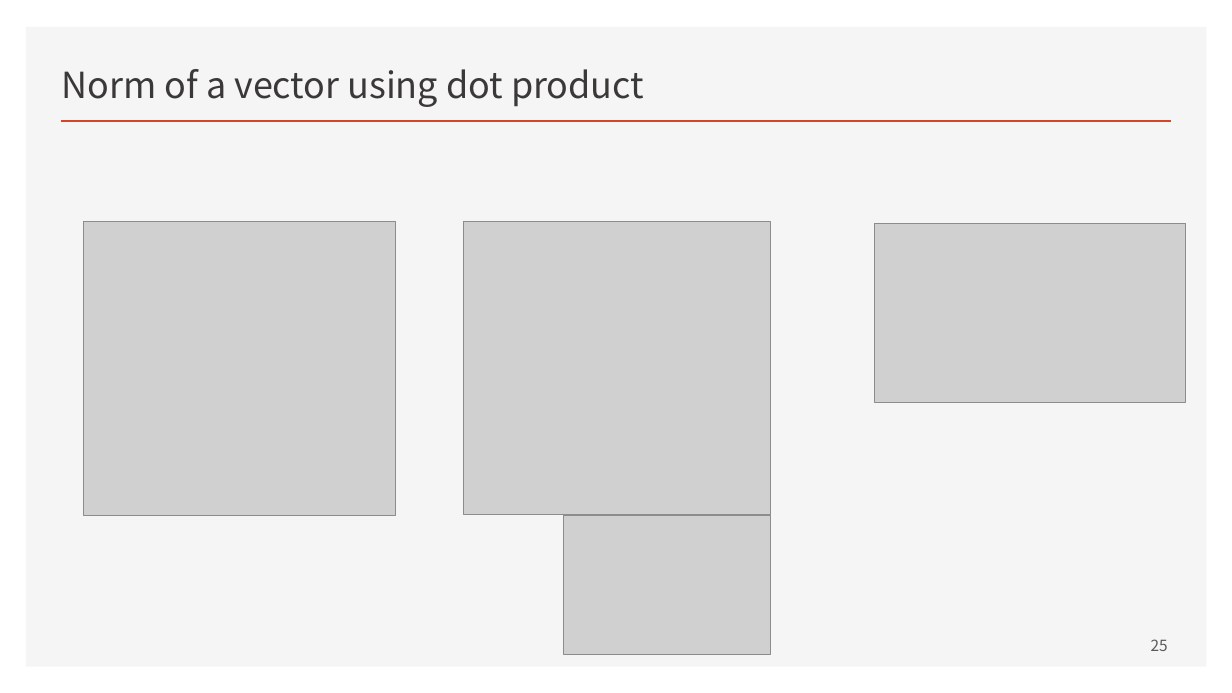
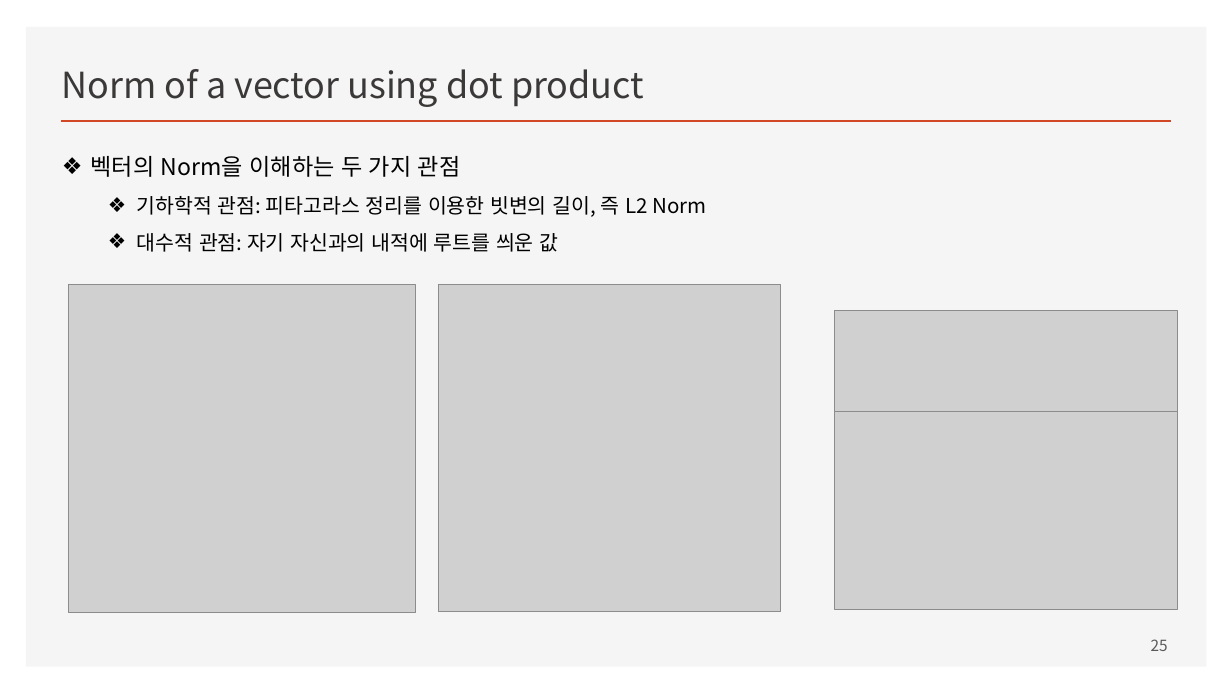
Before and after one commit to ancestor9/mathematics-for-machine-learning, a slide deck: slide 25 of w3_Vectors_and_Linear_Transformations.pptx. Drawn at 1232x693 pixels with LibreOffice and Linux fonts; fonts in the diff are those of the drawing; grey boxes stand for pictures. Boxes give left, top, right and bottom in pixels: in the first picture for what was removed or moved away, otherwise in the second. Text is boxed around its words. In the diff, an @@ line names an element or a change of style, - is before the commit and + after.

```diff
--- a/w3_Vectors_and_Linear_Transformations.pptx
+++ b/w3_Vectors_and_Linear_Transformations.pptx
@@ text added at (x1=91, y1=156, x2=706, y2=252), 16 pt, text #000000 @@
+❖ 벡터의 Norm을 이해하는 두 가지 관점
+  ❖ 기하학적 관점: 피타고라스 정리를 이용한 빗변의 길이, 즉 L2 Norm
+  ❖ 대수적 관점: 자기 자신과의 내적에 루트를 씌운 값
@@ picture resized from (x1=84, y1=221, x2=396, y2=516) to (x1=68, y1=285, x2=416, y2=613) @@
@@ picture resized from (x1=464, y1=221, x2=771, y2=515) to (x1=438, y1=285, x2=781, y2=612) @@
@@ picture added at (x1=835, y1=311, x2=1177, y2=412) @@
@@ picture resized from (x1=875, y1=224, x2=1187, y2=403) to (x1=835, y1=412, x2=1177, y2=609) @@
@@ picture removed at (x1=564, y1=516, x2=771, y2=654) @@
```
Also in this commit, not shown: 4 other slides changed, 1 slide added, 3 slides removed.
